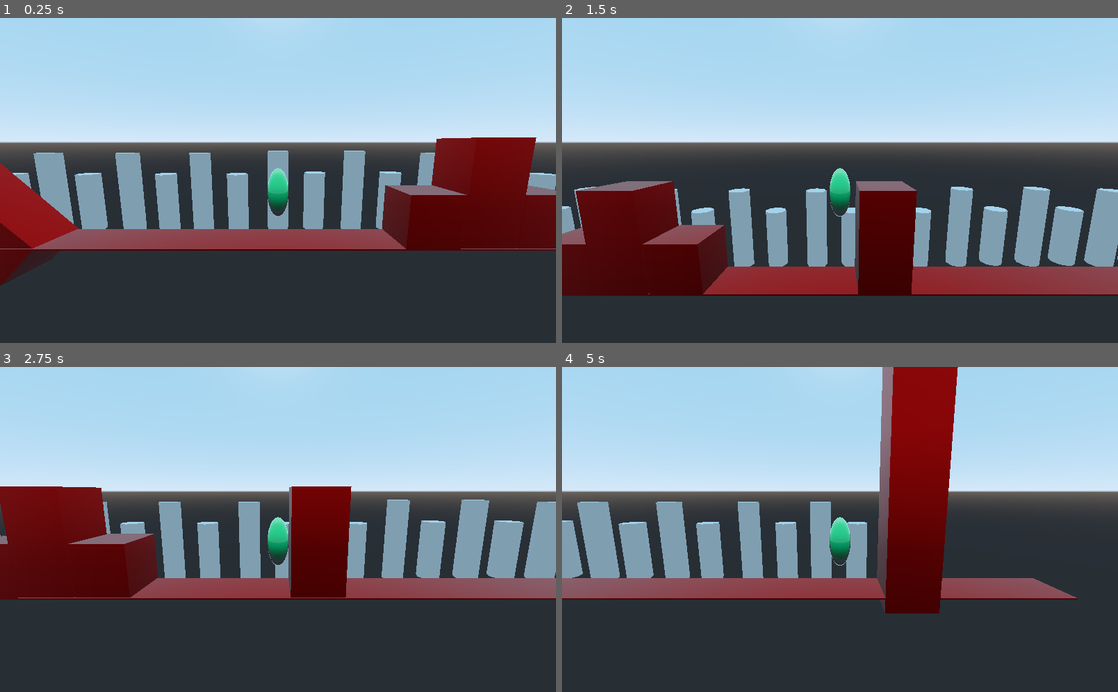
Above: before the commit, frames 1-4 (two rows, left to right).
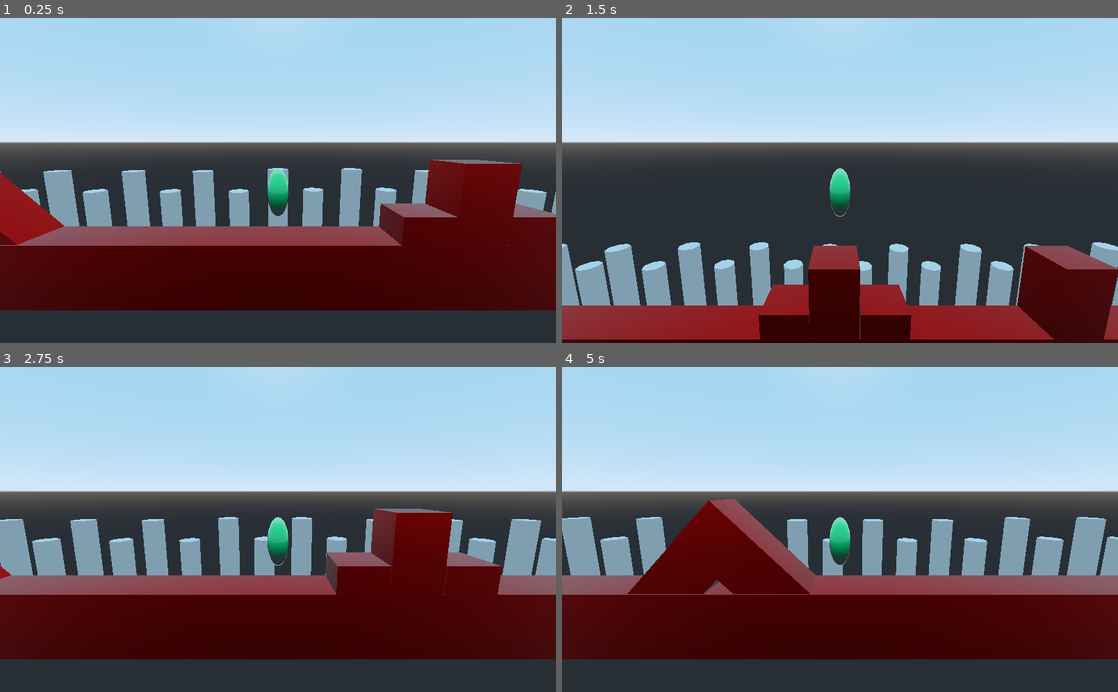
Above: after the commit, the same moments.

Repository: TresSims/YAPP
Game: Godot game, scene res://Start.tscn
The game is run twice, just before and just after one commit, with the same random seed, the same clock (stepped at 60 frames per second) and the same inputs.
Inputs:
- Up to frame 1 (0.25 s): no input
- Up to frame 2 (1.5 s): tap Enter at 0.5 s; hold Right (ui_right) 0.53-1.28 s; tap Space at 1.25 s; hold Left (ui_left) from 1.28 s (still down)
- Up to frame 3 (2.75 s): release Left (ui_left) at 2.03 s; hold Right (ui_right) from 2.03 s (still down)
- Up to frame 4 (5 s): release Right (ui_right) at 2.78 s; hold Up (ui_up) 2.78-3.53 s; hold Left (ui_left) from 3.53 s (still down)

The runs differ from the first frame. In frame 1, 27% of the frame differs, in the area x 0-100%, y 36-90%; in frame 2, 40%; in frame 3, 42%; in frame 4, 42%.

Commit message:
Fixed some decay functionality

Diff:
--- a/Start.tscn
+++ b/Start.tscn
@@ -20,7 +20,7 @@
 [node name="Spatial" type="Spatial"]
 
 [node name="KinematicBody" type="KinematicBody" parent="."]
-transform = Transform( 0.436022, 0, 0, 0, 1.02349, 0, 0, 0, 0.436022, 0, 2.45701, -0.759874 )
+transform = Transform( 0.436022, 0, 0, 0, 1.02349, 0, 0, 0, 0.436022, 0, 2.45701, -0.456511 )
 script = ExtResource( 1 )
 
 [node name="CollisionShape" type="CollisionShape" parent="KinematicBody"]
@@ -28,6 +28,7 @@
 shape = SubResource( 1 )
 
 [node name="Model" type="CSGSphere" parent="KinematicBody"]
+transform = Transform( 1, 0, 0, 0, 1, 0, 0, 0, 1, 0, 0, 0 )
 rings = 12
 material = SubResource( 2 )
 
@@ -37,10 +38,10 @@
 [node name="FG" type="Spatial" parent="."]
 
 [node name="Ground" type="CSGBox" parent="FG"]
-transform = Transform( 1, 0, 0, 0, 1, 0, 0, 0, 1, 0, -0.249594, -0.32858 )
+transform = Transform( 1, 0, 0, 0, 1, 0, 0, 0, 1, 0, -0.683127, -0.32858 )
 use_collision = true
 width = 99.2876
-height = 0.0461898
+height = 2.72746
 material = SubResource( 3 )
 
 [node name="CSGBox" type="CSGBox" parent="FG"]
--- a/scripts/Mechanics.gd
+++ b/scripts/Mechanics.gd
@@ -1,16 +1,14 @@
 extends KinematicBody
 
-const GRAVITY = 9.8
+const GRAVITY = 2
 var vel = Vector3()
-const MAX_SPEED = 100
-const JUMP_SPEED = 70
+const MAX_SPEED = 30
+const JUMP_SPEED = 30
 const ACCEL = 100
 
-const DEACCEL = 2
+const DEACCEL = .2
 const MAX_SLOPE_ANGLE = 50
 
-var camera
-var rotation_helper
 func _physics_process(delta):
 	process_input(delta)
 	process_movement(delta)
@@ -37,8 +35,8 @@
 
 func process_decay(delta):
 	if not Input.is_action_pressed("ui_left") and not Input.is_action_pressed("ui_right"):
-		vel.x -= DEACCEL * delta
-	if(vel.x < .5):
+		vel.x *= DEACCEL
+	if(abs(vel.x) < .5):
 		vel.x = 0
 
 	vel.y -= GRAVITY
